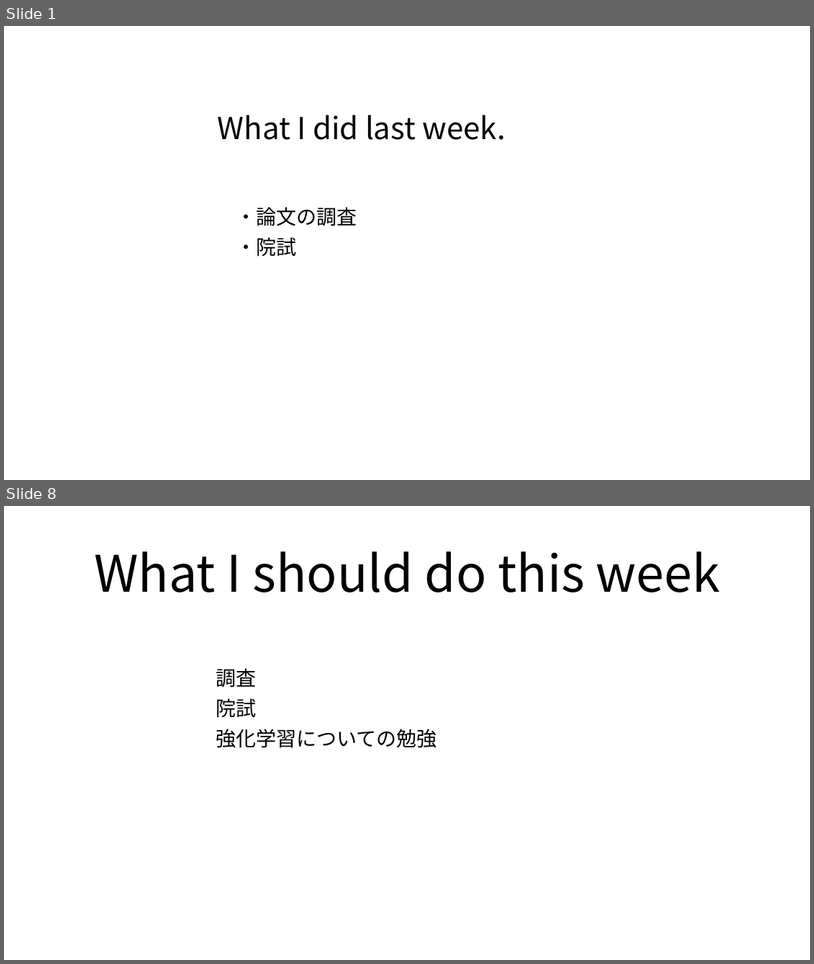
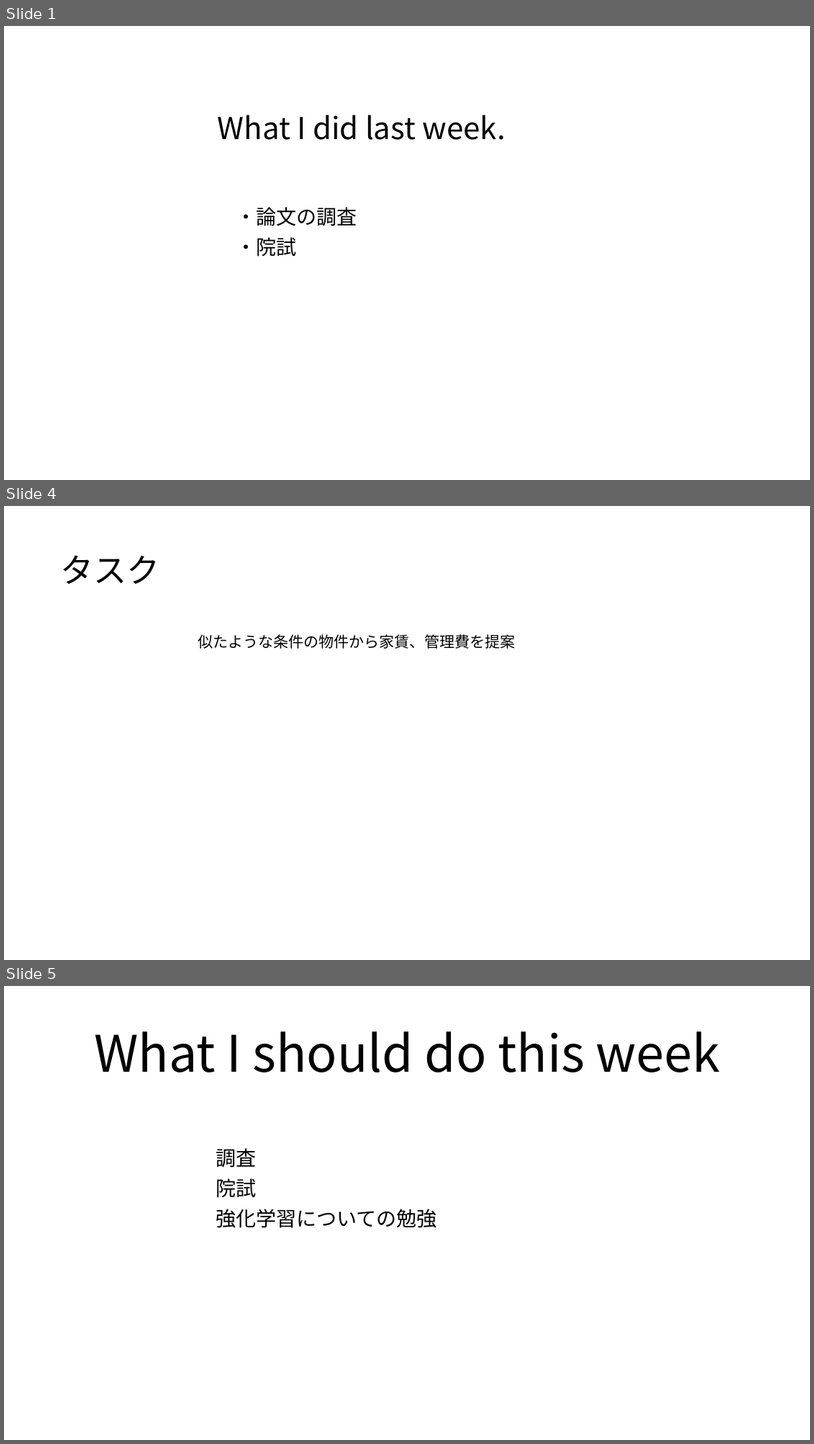
Before and after one commit to RyosukeHattori/Progress_Studies, a slide deck: 進捗/weel3のコピー.pptx. Shown one above the other, each under a label of ours: slides 1 and 8 before the commit, slides 1, 4 and 5 after it; the slides between them are not shown. The pictures are 814x964 and 814x1444 pixels, drawn with LibreOffice and Linux fonts; fonts in the diff are those of the drawing. Boxes give left, top, right and bottom in pixels: in the first picture for what was removed or moved away, otherwise in the second. Text is boxed around its words. In the diff, an @@ line names an element or a change of style, - is before the commit and + after.

```diff
--- a/進捗/weel3のコピー.pptx
+++ b/進捗/weel3のコピー.pptx
@@ slide 4 added at bbox=[4, 506, 810, 960], background #FFFFFF @@
@@ title added at bbox=[61, 555, 161, 584], 39.6 pt, text #000000 @@
+タスク
@@ text added at bbox=[198, 634, 515, 649], 18 pt, text #000000 @@
+似たような条件の物件から家賃、管理費を提案
@@ what was slide 8 is now slide 5 @@
```
Also in this commit, not shown: 1 slide changed, 1 other slide added, 5 slides removed, 1 other file.
